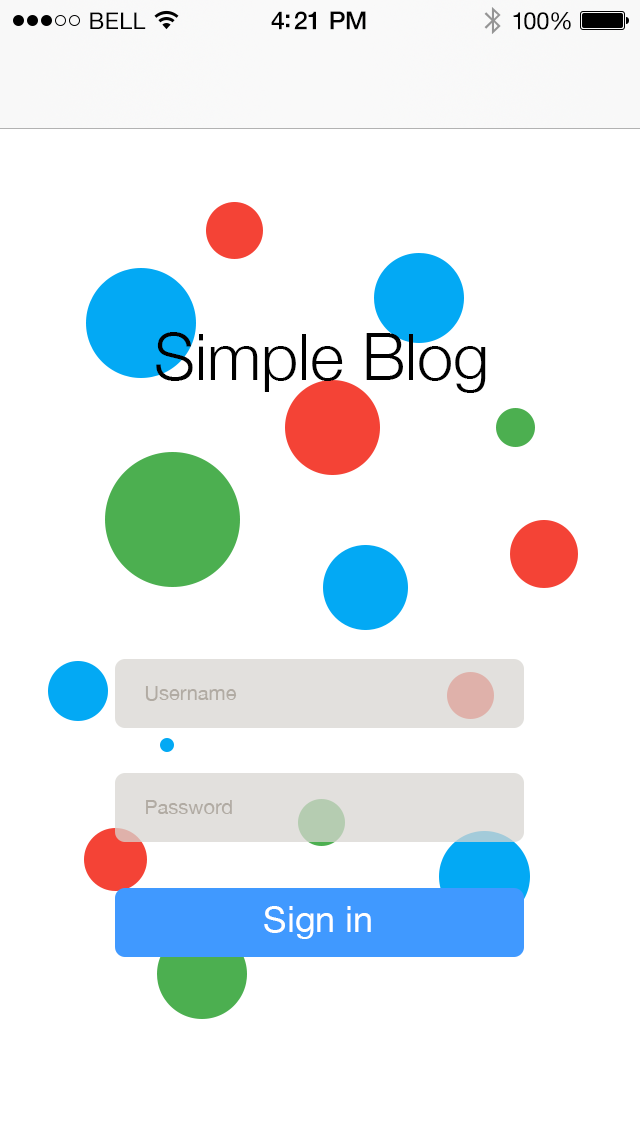
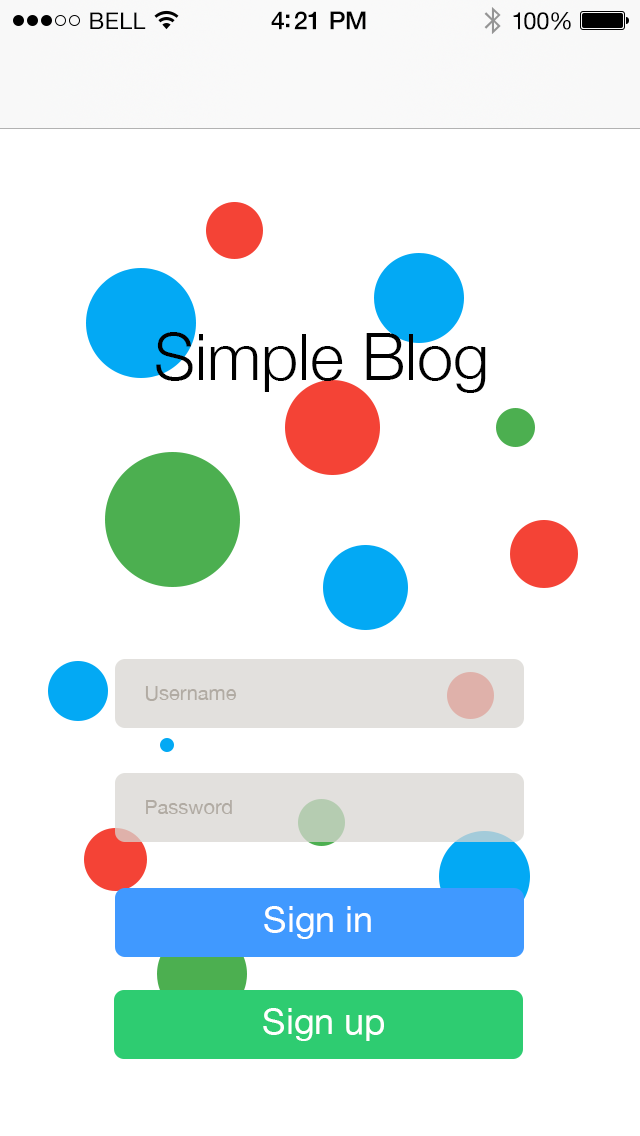
Before/after of a 640 × 1136 layered artwork. What changed in the layer stack:
added group "Sign up" (1st of 2, in "Login") with 2 layers in group "Login" over [114, 990, 523, 1059]
added layer "Sign up" (2nd of 2, in "Login" › "Sign up") in group "Sign up" over [263, 1008, 384, 1041]
added layer "Sign in" (1st of 4, in "Login" › "Sign up") in group "Sign up" over [114, 990, 523, 1059]
